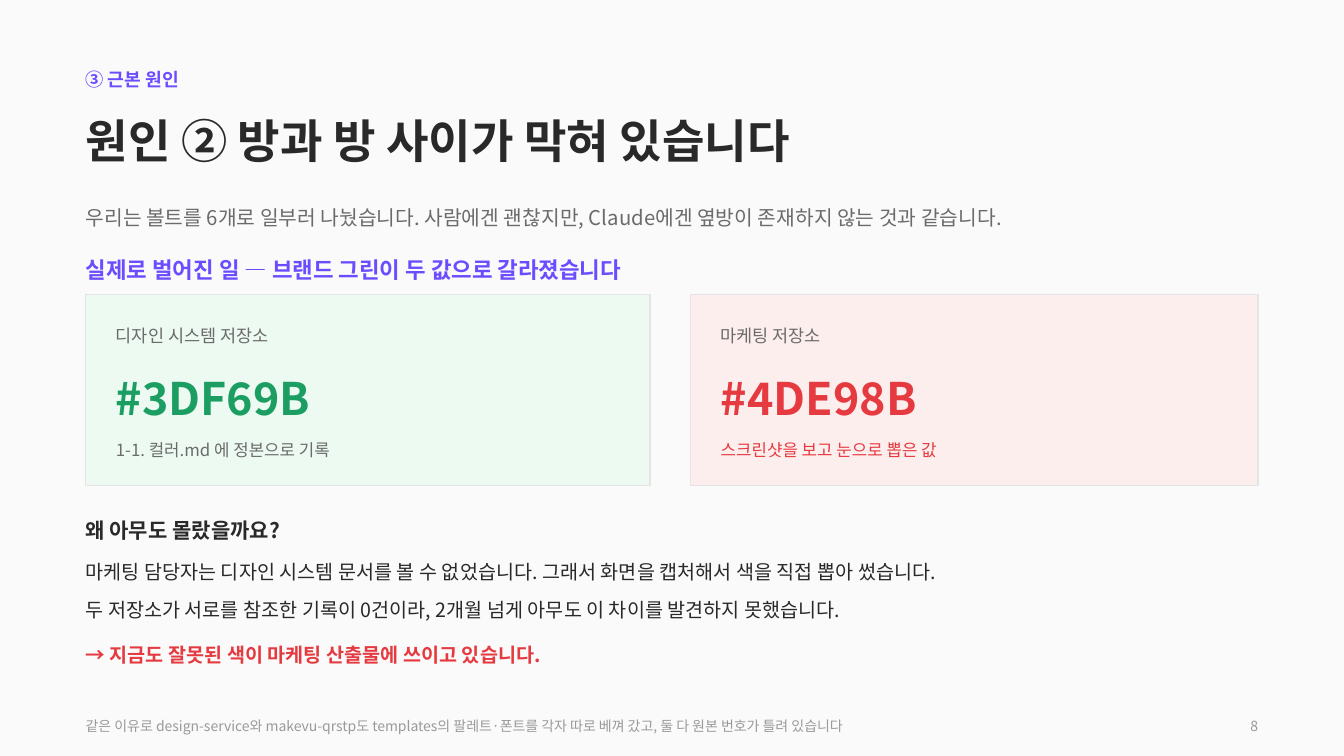
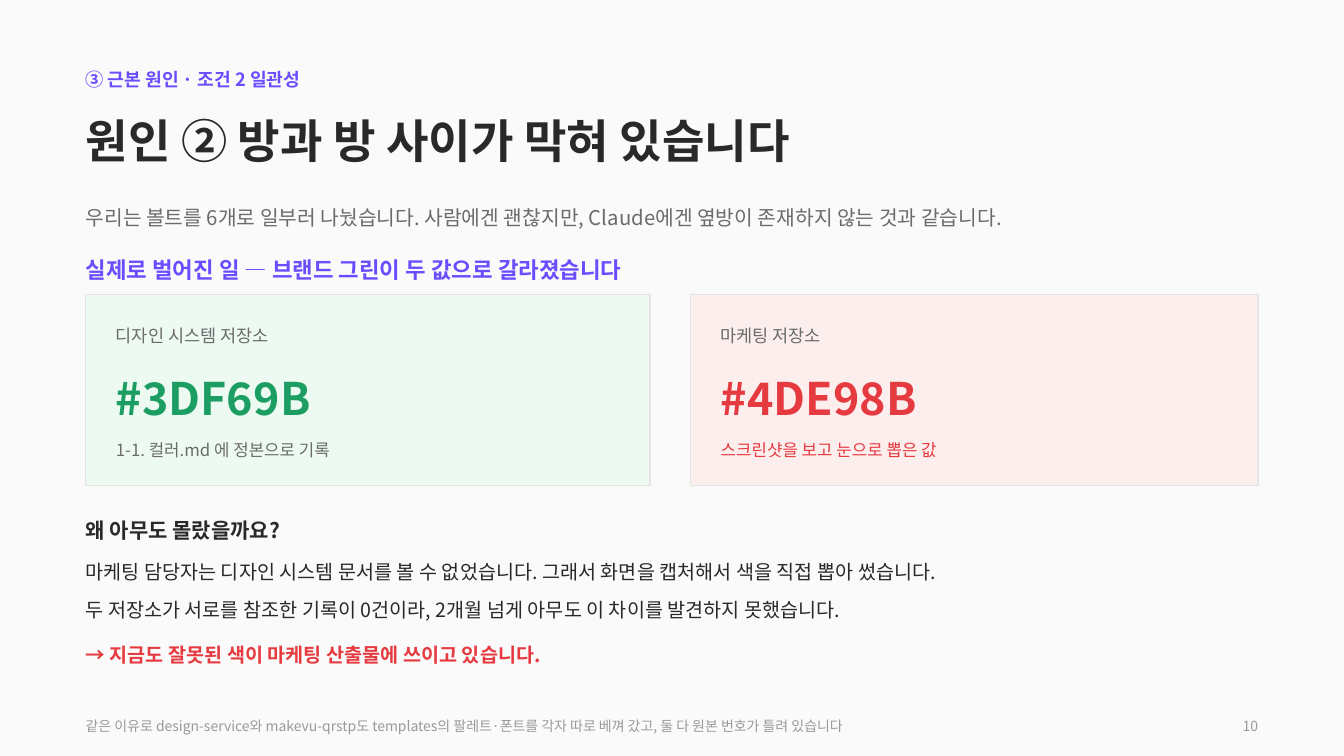
Before and after one commit to CdBd-in/design, a slide deck: slide 11 of CdBd 문서 체계 진단 및 개편 제안.pptx (slide 9 before the commit). Drawn at 1344x756 pixels with LibreOffice and Linux fonts; fonts in the diff are those of the drawing. Boxes give left, top, right and bottom in pixels: in the first picture for what was removed or moved away, otherwise in the second. Text is boxed around its words. In the diff, an @@ line names an element or a change of style, - is before the commit and + after.

```diff
--- a/CdBd 문서 체계 진단 및 개편 제안.pptx
+++ b/CdBd 문서 체계 진단 및 개편 제안.pptx
@@ text at [86, 70, 300, 88]: text changed @@
-③ 근본 원인
+③ 근본 원인 · 조건 2 일관성
@@ text at [1243, 721, 1259, 731]: text changed @@
-8
+10
```
Also in this commit, not shown: 16 other slides changed, 7 slides added, 1 other file.
